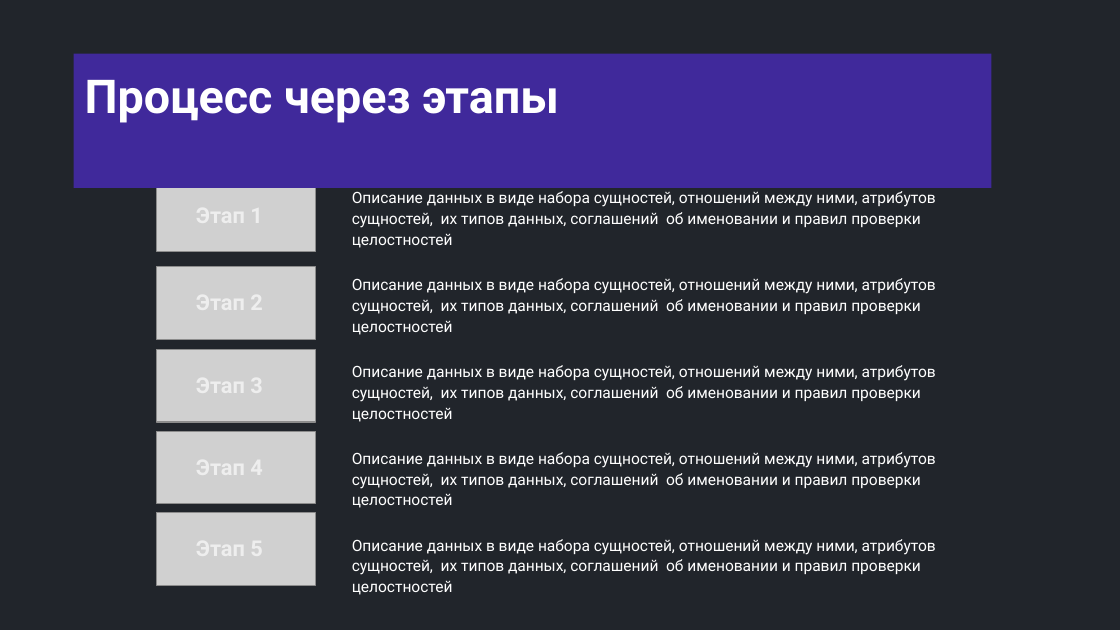
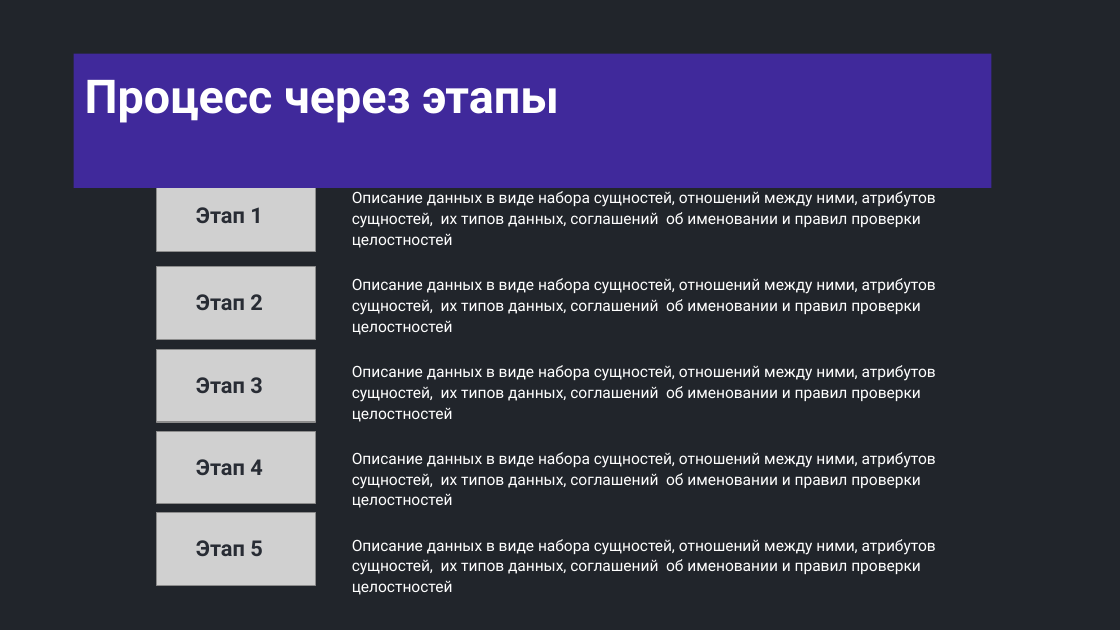
Before and after one commit to semusv/Bank_analyzer, a slide deck: slide 46 of bank_analyzer.pptx (slide 41 before the commit). Drawn at 1120x630 pixels with LibreOffice and Linux fonts; fonts in the diff are those of the drawing; grey boxes stand for pictures. Boxes give left, top, right and bottom in pixels: in the first picture for what was removed or moved away, otherwise in the second. Text is boxed around its words. In the diff, an @@ line names an element or a change of style, - is before the commit and + after.

```diff
--- a/bank_analyzer.pptx
+++ b/bank_analyzer.pptx
@@ text added at [196, 207, 262, 223], 14 pt, text #282C34, bold @@
+Этап 1
@@ text added at [196, 294, 262, 310], 14 pt, text #282C34, bold @@
+Этап 2
@@ text added at [196, 377, 262, 393], 14 pt, text #282C34, bold @@
+Этап 3
@@ text added at [196, 459, 262, 475], 14 pt, text #282C34, bold @@
+Этап 4
@@ text added at [196, 540, 262, 556], 14 pt, text #282C34, bold @@
+Этап 5
```
Also in this commit, not shown: 29 other slides changed, 5 slides added, 9 other files.
